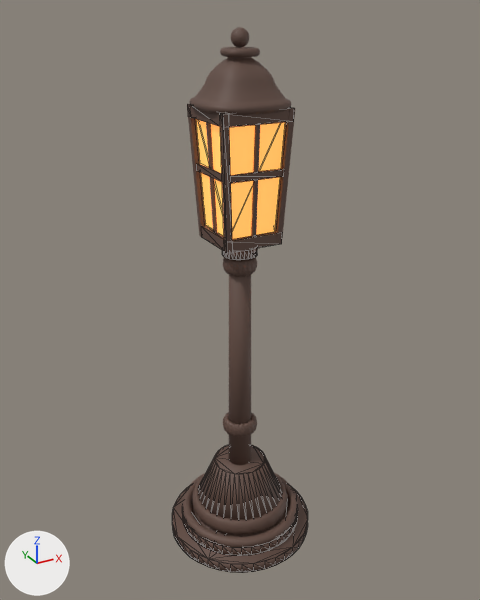
Before and after pictures for a commit that changed the glTF model assets/models/17-street-lamp/17-street-lamp.glb.
Before and after are seen from a camera (50 mm lens) standing at (-1.195, -2.173, 2.229) and looking at (0.011, 0.019, 1.133). The axes (+X, +Y, +Z) are drawn at lower left. The lights are the same throughout. The first picture is the older version. Mesh edges are drawn as thin lines on the coarser meshes. Where no turn or scale is listed for an object, it has been applied to the vertices.

Objects in the first picture: 'base_rope', 'cap', 'corner_+1-1', 'corner_-1+1', 'corner_-1-1', 'glass', 'lantern_top_f', 'plinth1', 'plinth2', 'plinth_mold', 'post', 'skirt' and 12 more.
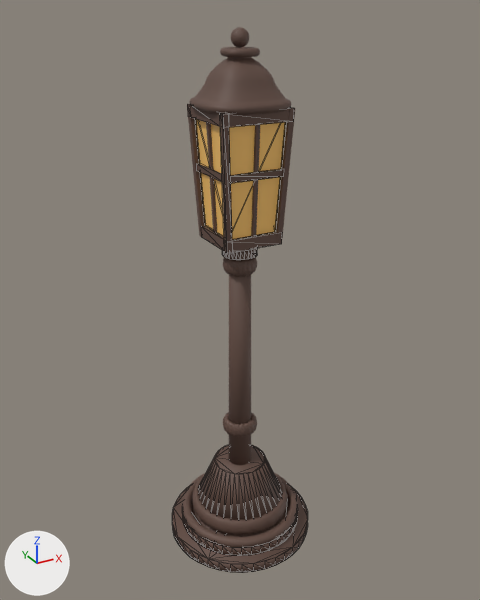
Pixel boxes (x1, y1, x2, y2) of what changed, in the pictures (480 x 600 px):
'glass', recoloured, surface changed (darker)
    both: (195, 119, 286, 239)

Patch to the scene script:
```diff
--- a/assets/models/17-street-lamp/17-street-lamp.glb.py
+++ b/assets/models/17-street-lamp/17-street-lamp.glb.py
@@ mat_glassamber @@
 mat_glassamber.roughness = 0.35
-mat_glassamber.emission_color = (1.0, 0.307, 0.0593)  # orange #ff9645
-mat_glassamber.emission_strength = 1.0
```
